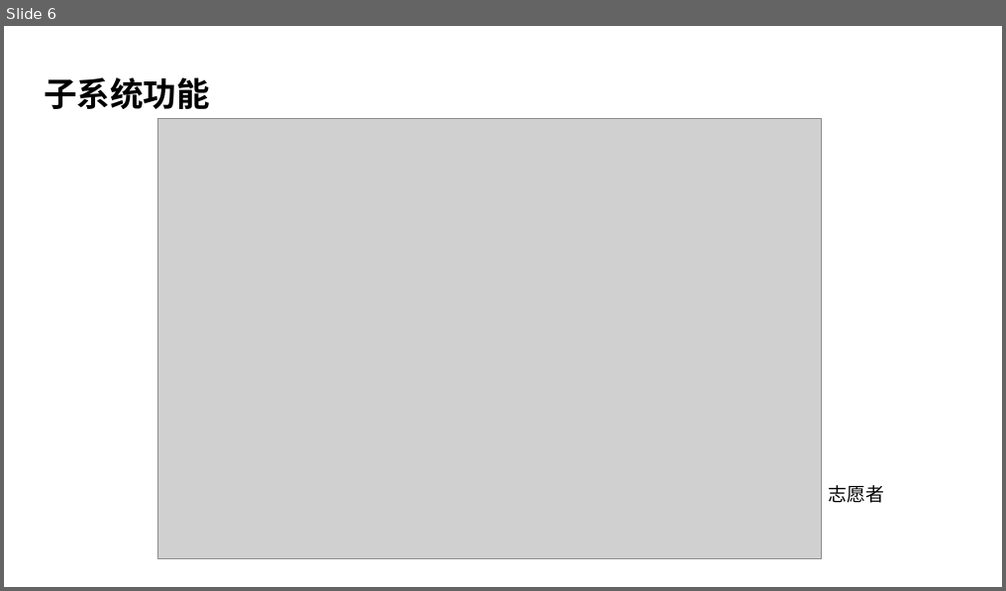
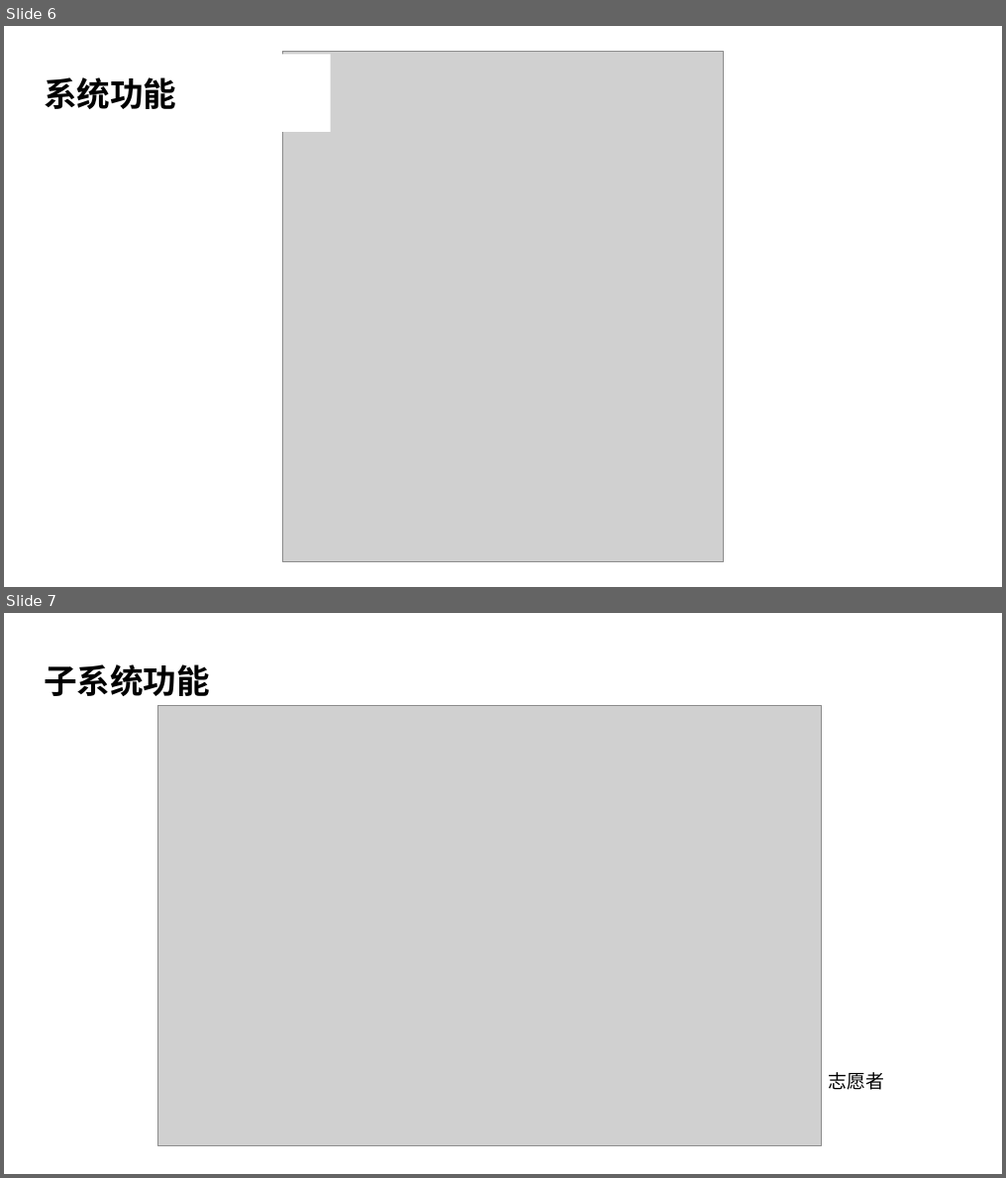
Before and after one commit to scxdhr020629/SE2022-G09, a slide deck: 软件工程/需求分析/SE2022_G09_需求分析.pptx. Shown one above the other, each under a label of ours: slide 6 before the commit, slides 6 and 7 after it. The pictures are 1006x591 and 1006x1178 pixels, drawn with LibreOffice and Linux fonts; fonts in the diff are those of the drawing; grey boxes stand for pictures; background and template pictures are left out. Boxes give left, top, right and bottom in pixels: in the first picture for what was removed or moved away, otherwise in the second. Text is boxed around its words. In the diff, an @@ line names an element or a change of style, - is before the commit and + after.

```diff
--- a/软件工程/需求分析/SE2022_G09_需求分析.pptx
+++ b/软件工程/需求分析/SE2022_G09_需求分析.pptx
@@ slide 6 added at <box>4,26,1002,587</box>, background picture (left out); not listed: 2 template elements that a slide beside it also shows @@
@@ picture added at <box>282,51,724,562</box> @@
@@ text added at <box>44,77,176,109</box>, 32 pt, text #000000, bold @@
+系统功能
@@ what was slide 6 is now slide 7 @@
```
